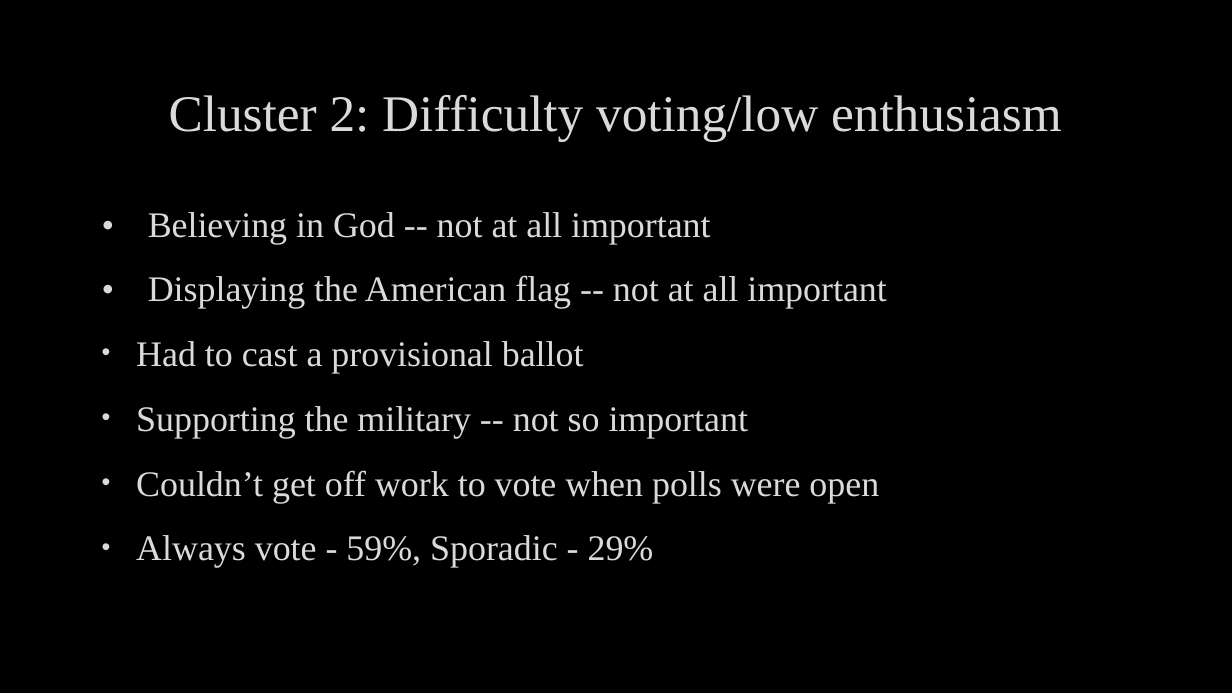
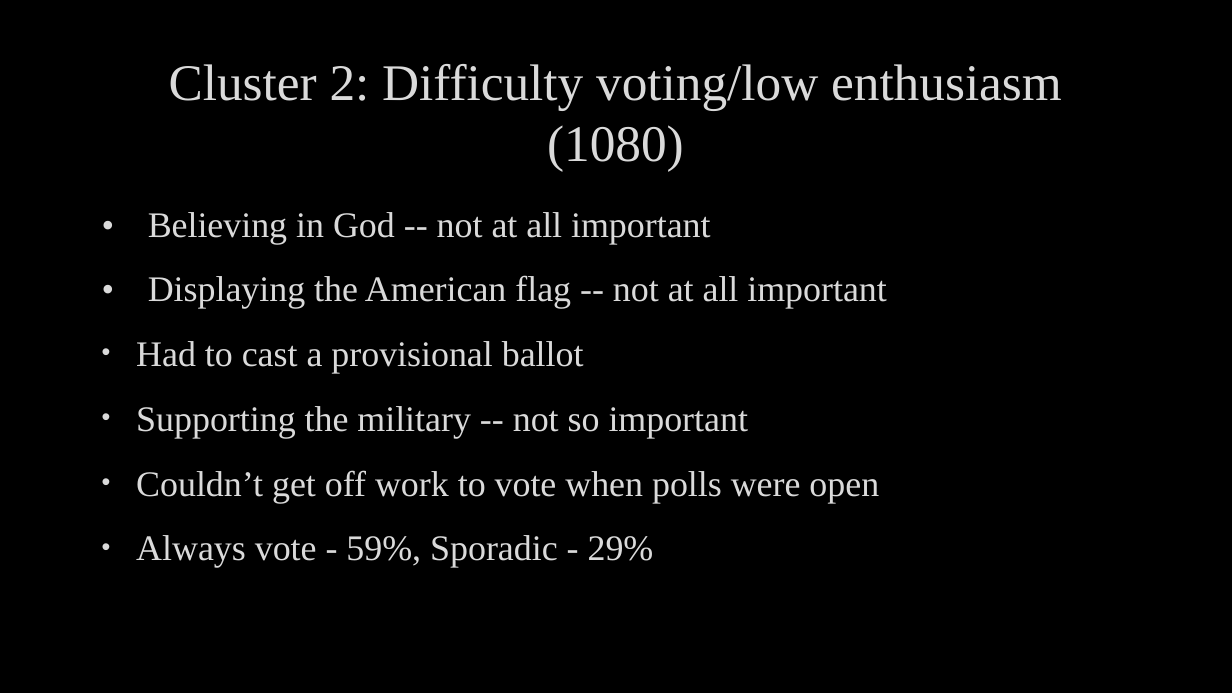
Before and after one commit to drewb8419/nonvoters, a slide deck: slide 15 of Final_Report/Capstone_nonvoters_presentation.pptx (slide 11 before the commit). Drawn at 1232x693 pixels with LibreOffice and Linux fonts; fonts in the diff are those of the drawing; background and template pictures are left out. Boxes give left, top, right and bottom in pixels: in the first picture for what was removed or moved away, otherwise in the second. Text is boxed around its words. In the diff, an @@ line names an element or a change of style, - is before the commit and + after.

```diff
--- a/Final_Report/Capstone_nonvoters_presentation.pptx
+++ b/Final_Report/Capstone_nonvoters_presentation.pptx
@@ title at (169,64,1062,172): text changed @@
-Cluster 2: Difficulty voting/low enthusiasm
+Cluster 2: Difficulty voting/low enthusiasm (1080)
```
Also in this commit, not shown: 8 other slides changed, 9 slides added, 2 slides removed.
